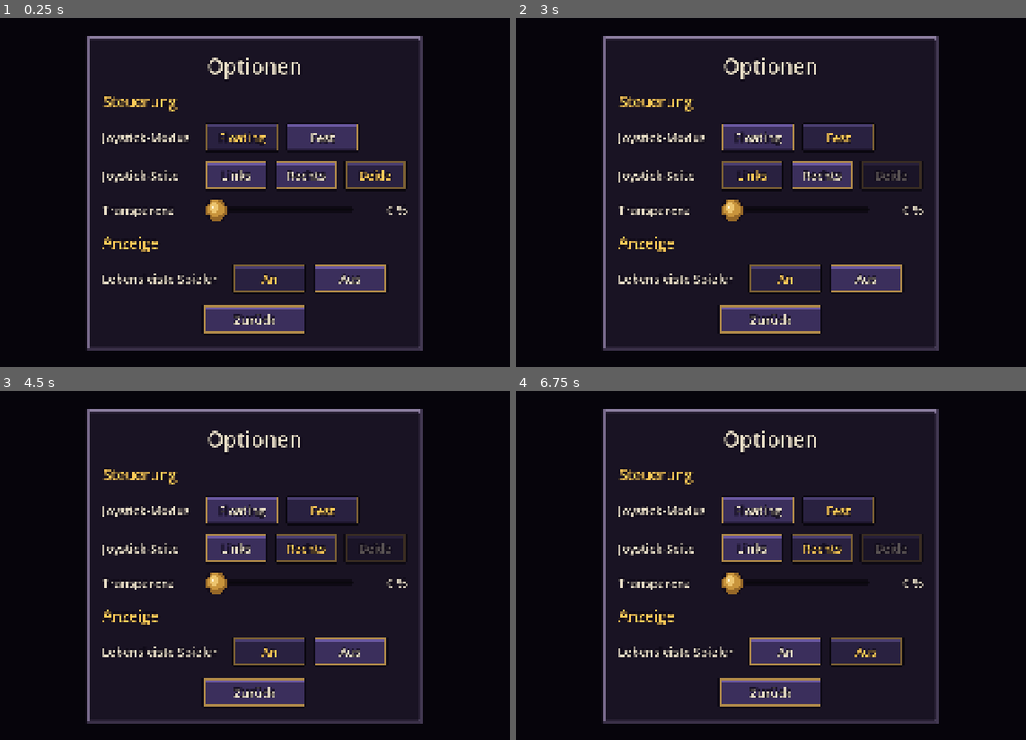
Above: before the commit, frames 1-4 (two rows, left to right).
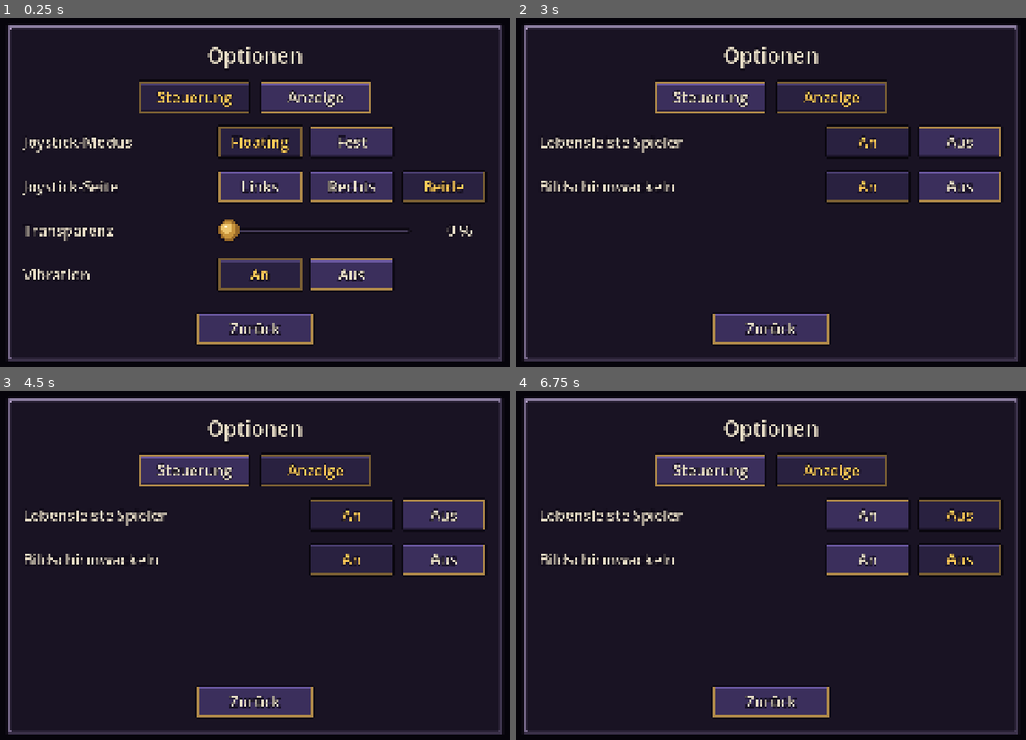
Above: after the commit, the same moments.

Repository: Slydee23/android-bullet-heaven
Game: Godot game, scene res://ui/options_menu.tscn
Two runs of this game, one before a commit and one after it. Both use one fixed random seed, a clock stepped at 60 frames per second and the inputs below. This scene is started directly instead of the project's main scene.
Inputs (mouse positions are in pixels of both pictures, inside the frame that each line leads up to):
- Up to frame 1 (0.25 s): no input
- Up to frame 2 (3 s): click "Floating" at 0.5 s; click (709, 98) at 1.25 s, where only the run after the commit has a clickable "Steuerung"; click "Fest" at 2 s; click (832, 98) at 2.75 s, where only the run after the commit has a clickable "Anzeige"
- Up to frame 3 (4.5 s): click "An" at 3.5 s; click (306, 548) at 4.25 s, where only the run before the commit has a clickable "Rechts"
- Up to frame 4 (6.75 s): click "Aus" at 5 s; click "An" at 5.75 s; click "Aus" at 6.5 s

The runs differ from the first frame. In frame 1, 24% of the frame differs, in the area x 1-99%, y 2-99%; in frame 2, 24%; in frame 3, 24%; in frame 4, 25%.

Commit message:
Options menu with categories
Co-Authored-By: Claude Opus 5.5 <noreply@anthropic.com>

Diff:
--- a/localization/translations.csv
+++ b/localization/translations.csv
@@ -16,6 +16,11 @@
 OPTIONS_PLAYER_HEALTH_BAR,Lebensleiste Spieler
 OPTIONS_ON,An
 OPTIONS_OFF,Aus
+OPTIONS_SECTION_GRAPHICS,Grafik
+OPTIONS_SECTION_AUDIO,Audio
+OPTIONS_SECTION_GENERAL,Allgemein
+OPTIONS_SCREEN_SHAKE,Bildschirmwackeln
+OPTIONS_VIBRATION,Vibration
 GAME_OVER_TITLE,Gefallen
 GAME_OVER_RETRY,Nochmal
 GAME_OVER_MAIN_MENU,Hauptmenü
@@ -41,5 +46,6 @@
 DEBUG_IFRAME_SHARE,Max. ab Schaden
 DEBUG_IFRAME_LAST,Letzte I-Frames: %.2f s
 DEBUG_IFRAME_RESET,Standardwerte
+DEBUG_TEST_SMALL_HIT,Treffer 5 %
 DEBUG_TEST_HIT,Treffer 20 %
 DEBUG_TEST_SELF_DAMAGE,Selbstschaden 10 %
--- /dev/null
+++ b/scripts/option_def.gd
@@ -0,0 +1,58 @@
+class_name OptionDef
+extends RefCounted
+## Beschreibung einer Option im Optionsmenü. Alle Optionen stehen in scripts/options_catalog.gd,
+## das Menü baut daraus Reiter und Zeilen selbst.
+
+enum Kind {
+	TOGGLE,  ## An/Aus-Knöpfe für eine bool-Einstellung
+	CHOICE,  ## Ein Knopf je Wert (z. B. Joystick-Seite)
+	SLIDER,  ## Schieberegler mit Zahlenanzeige
+}
+
+## Kategorie-ID aus OptionsCatalog.CATEGORIES
+var category: StringName
+## Übersetzungs-Schlüssel der Beschriftung
+var label_key: String
+## Name der Eigenschaft im Autoload Settings
+var setting: StringName
+var kind := Kind.TOGGLE
+## Nur CHOICE: Liste aus [Wert, Übersetzungs-Schlüssel]
+var choices: Array = []
+## Nur CHOICE, optional: func(value) -> bool, true = dieser Knopf ist gerade ausgegraut
+var is_choice_disabled: Callable
+## Nur SLIDER
+var min_value := 0.0
+var max_value := 100.0
+var step := 1.0
+var value_format := "%d"
+
+
+static func toggle(category_id: StringName, label: String, setting_name: StringName) -> OptionDef:
+	return _make(category_id, label, setting_name, Kind.TOGGLE)
+
+
+static func choice(category_id: StringName, label: String, setting_name: StringName, values: Array,
+		disabled_check := Callable()) -> OptionDef:
+	var option := _make(category_id, label, setting_name, Kind.CHOICE)
+	option.choices = values
+	option.is_choice_disabled = disabled_check
+	return option
+
+
+static func slider(category_id: StringName, label: String, setting_name: StringName, minimum: float,
+		maximum: float, step_size: float, format: String) -> OptionDef:
+	var option := _make(category_id, label, setting_name, Kind.SLIDER)
+	option.min_value = minimum
+	option.max_value = maximum
+	option.step = step_size
+	option.value_format = format
+	return option
+
+
+static func _make(category_id: StringName, label: String, setting_name: StringName, option_kind: Kind) -> OptionDef:
+	var option := OptionDef.new()
+	option.category = category_id
+	option.label_key = label
+	option.setting = setting_name
+	option.kind = option_kind
+	return option
--- /dev/null
+++ b/scripts/options_catalog.gd
@@ -0,0 +1,41 @@
+class_name OptionsCatalog
+extends RefCounted
+## Einzige Stelle, an der Kategorien und Optionen des Optionsmenüs festgelegt werden.
+## - Neue Kategorie: Zeile in CATEGORIES ergänzen (Reihenfolge = Reiter-Reihenfolge).
+## - Option verschieben: ihre Kategorie-ID ändern. Option entfernen: ihre Zeile löschen.
+## - Neue Option: Zeile in options() ergänzen, dazu die Eigenschaft (Laden/Speichern) in scripts/settings.gd.
+## Kategorien ohne Optionen werden automatisch ausgeblendet.
+
+const CATEGORIES := [
+	[&"controls", "OPTIONS_SECTION_CONTROLS"],
+	[&"display", "OPTIONS_SECTION_DISPLAY"],
+	[&"graphics", "OPTIONS_SECTION_GRAPHICS"],
+	[&"audio", "OPTIONS_SECTION_AUDIO"],
+	[&"general", "OPTIONS_SECTION_GENERAL"],
+]
+
+
+static func options() -> Array[OptionDef]:
+	return [
+		# Steuerung
+		OptionDef.choice(&"controls", "OPTIONS_JOYSTICK_MODE", &"joystick_mode", [
+			[Settings.JoystickMode.FLOATING, "OPTIONS_JOYSTICK_FLOATING"],
+			[Settings.JoystickMode.FIXED, "OPTIONS_JOYSTICK_FIXED"],
+		]),
+		OptionDef.choice(&"controls", "OPTIONS_JOYSTICK_SIDE", &"joystick_side", [
+			[Settings.JoystickSide.LEFT, "OPTIONS_SIDE_LEFT"],
+			[Settings.JoystickSide.RIGHT, "OPTIONS_SIDE_RIGHT"],
+			[Settings.JoystickSide.BOTH, "OPTIONS_SIDE_BOTH"],
+		], _is_side_disabled),
+		OptionDef.slider(&"controls", "OPTIONS_JOYSTICK_OPACITY", &"joystick_transparency",
+				0.0, (1.0 - Settings.MIN_JOYSTICK_OPACITY) * 100.0, 5.0, "%d %%"),
+		OptionDef.toggle(&"controls", "OPTIONS_VIBRATION", &"vibration"),
+		# Anzeige
+		OptionDef.toggle(&"display", "OPTIONS_PLAYER_HEALTH_BAR", &"show_player_health_bar"),
+		OptionDef.toggle(&"display", "OPTIONS_SCREEN_SHAKE", &"screen_shake"),
+	]
+
+
+## Ein fester Joystick braucht eine eindeutige Seite: „Beide“ geht nur bei Floating.
+static func _is_side_disabled(value: Variant) -> bool:
+	return value == Settings.JoystickSide.BOTH and Settings.joystick_mode == Settings.JoystickMode.FIXED
--- a/scripts/options_menu.gd
+++ b/scripts/options_menu.gd
@@ -1,52 +1,38 @@
 extends Control
 ## Optionsmenü: wird aus dem Hauptmenü und aus der Pause geöffnet und schließt sich selbst.
+## Reiter und Zeilen entstehen aus scripts/options_catalog.gd, hier steht keine einzelne Option fest im Code.
 
 signal closed
 
 const PixelUI := preload("res://scripts/pixel_ui.gd")
+## Größen der Elemente (der Inhaltsbereich selbst ist in options_menu.tscn festgelegt)
+const ROW_FONT_SIZE := 40
+const CHOICE_BUTTON_SIZE := Vector2(230.0, 88.0)
+const TAB_BUTTON_SIZE := Vector2(300.0, 88.0)
+const TAB_FONT_SIZE := 40
+const SLIDER_WIDTH := 520.0
+const SLIDER_HEIGHT := 88.0
+const SLIDER_VALUE_WIDTH := 130.0
+
+## Zuletzt geöffneter Reiter (bleibt gemerkt, solange die App läuft)
+static var _last_category: StringName = &""
 
 var _closing := false
+var _options: Array[OptionDef] = []
+## Aktualisiert die Anzeige der sichtbaren Zeilen nach einer Änderung (eine Funktion je Zeile)
+var _refreshers: Array[Callable] = []
 
-@onready var floating_button: Button = %FloatingButton
-@onready var fixed_button: Button = %FixedButton
-@onready var left_button: Button = %LeftButton
-@onready var right_button: Button = %RightButton
-@onready var both_button: Button = %BothButton
-@onready var opacity_slider: HSlider = %OpacitySlider
-@onready var opacity_value: Label = %OpacityValue
-@onready var health_bar_on_button: Button = %HealthBarOnButton
-@onready var health_bar_off_button: Button = %HealthBarOffButton
+@onready var tabs: HBoxContainer = %Tabs
+@onready var grid: GridContainer = %Grid
 @onready var back_button: Button = %BackButton
 
 
 func _ready() -> void:
 	theme = PixelUI.make_theme()
-
-	# Aktuelle Einstellungen anzeigen
-	floating_button.button_pressed = Settings.joystick_mode == Settings.JoystickMode.FLOATING
-	fixed_button.button_pressed = Settings.joystick_mode == Settings.JoystickMode.FIXED
-	left_button.button_pressed = Settings.joystick_side == Settings.JoystickSide.LEFT
-	right_button.button_pressed = Settings.joystick_side == Settings.JoystickSide.RIGHT
-	both_button.button_pressed = Settings.joystick_side == Settings.JoystickSide.BOTH
-	# Der Regler zeigt Transparenz (0 % = voll sichtbar), gespeichert wird die Deckkraft
-	opacity_slider.max_value = (1.0 - Settings.MIN_JOYSTICK_OPACITY) * 100.0
-	opacity_slider.value = (1.0 - Settings.joystick_opacity) * 100.0
-	_show_transparency(opacity_slider.value)
-	_update_side_buttons()
-
-	floating_button.pressed.connect(_on_mode_pressed.bind(Settings.JoystickMode.FLOATING))
-	fixed_button.pressed.connect(_on_mode_pressed.bind(Settings.JoystickMode.FIXED))
-	left_button.pressed.connect(Settings.set_joystick_side.bind(Settings.JoystickSide.LEFT))
-	right_button.pressed.connect(Settings.set_joystick_side.bind(Settings.JoystickSide.RIGHT))
-	both_button.pressed.connect(Settings.set_joystick_side.bind(Settings.JoystickSide.BOTH))
-	opacity_slider.value_changed.connect(_on_transparency_changed)
-	# Beim Ziehen nicht ständig speichern, erst beim Loslassen
-	opacity_slider.drag_ended.connect(func(_changed: bool) -> void: Settings.save_settings())
-	health_bar_on_button.button_pressed = Settings.show_player_health_bar
-	health_bar_off_button.button_pressed = not Settings.show_player_health_bar
-	health_bar_on_button.pressed.connect(Settings.set_show_player_health_bar.bind(true))
-	health_bar_off_button.pressed.connect(Settings.set_show_player_health_bar.bind(false))
+	_options = OptionsCatalog.options()
+	_build_tabs()
 	back_button.pressed.connect(close)
+	Settings.changed.connect(_refresh)
 
 
 func close() -> void:
@@ -65,23 +51,122 @@
 		close()
 
 
-func _on_mode_pressed(mode: Settings.JoystickMode) -> void:
-	# Ein fester Joystick braucht eine eindeutige Seite: aus „Beide“ wird „Links“
-	if mode == Settings.JoystickMode.FIXED and Settings.joystick_side == Settings.JoystickSide.BOTH:
-		Settings.joystick_side = Settings.JoystickSide.LEFT
-		left_button.button_pressed = true
-	Settings.set_joystick_mode(mode)
-	_update_side_buttons()
+# ---------- Reiter ----------
+
+func _build_tabs() -> void:
+	var group := ButtonGroup.new()
+	var first: StringName = &""
+	var selected: Button
+	for entry: Array in OptionsCatalog.CATEGORIES:
+		var category_id: StringName = entry[0]
+		if not _has_options(category_id):
+			continue  # leere Kategorien ausblenden
+		var button := _make_toggle_button(entry[1], TAB_BUTTON_SIZE, group)
+		button.add_theme_font_size_override("font_size", TAB_FONT_SIZE)
+		button.pressed.connect(_show_category.bind(category_id))
+		tabs.add_child(button)
+		if first.is_empty():
+			first = category_id
+			selected = button
+		if category_id == _last_category:
+			selected = button
+	if selected == null:
+		return
+	selected.button_pressed = true
+	_show_category(_last_category if _has_options(_last_category) else first)
 
 
-func _update_side_buttons() -> void:
-	both_button.disabled = Settings.joystick_mode == Settings.JoystickMode.FIXED
+func _has_options(category_id: StringName) -> bool:
+	for option in _options:
+		if option.category == category_id:
+			return true
+	return false
 
 
-func _on_transparency_changed(value: float) -> void:
-	Settings.set_joystick_opacity(1.0 - value / 100.0, false)
-	_show_transparency(value)
+func _show_category(category_id: StringName) -> void:
+	_last_category = category_id
+	_refreshers.clear()
+	for child in grid.get_children():
+		grid.remove_child(child)
+		child.queue_free()
+	for option in _options:
+		if option.category != category_id:
+			continue
+		var label := Label.new()
+		label.text = option.label_key
+		# Beschriftung füllt die linke Spalte, die Bedienelemente stehen dadurch rechts
+		label.size_flags_horizontal = Control.SIZE_EXPAND_FILL
+		label.add_theme_font_size_override("font_size", ROW_FONT_SIZE)
+		grid.add_child(label)
+		match option.kind:
+			OptionDef.Kind.TOGGLE:
+				grid.add_child(_build_choices(option, [[true, "OPTIONS_ON"], [false, "OPTIONS_OFF"]]))
+			OptionDef.Kind.CHOICE:
+				grid.add_child(_build_choices(option, option.choices))
+			OptionDef.Kind.SLIDER:
+				grid.add_child(_build_slider(option))
+	_refresh()
 
 
-func _show_transparency(value: float) -> void:
-	opacity_value.text = "%d %%" % int(value)
+# ---------- Zeilen ----------
+
+func _build_choices(option: OptionDef, values: Array) -> HBoxContainer:
+	var row := HBoxContainer.new()
+	row.add_theme_constant_override("separation", 16)
+	var group := ButtonGroup.new()
+	var buttons: Array[Button] = []
+	for entry: Array in values:
+		var value: Variant = entry[0]
+		var button := _make_toggle_button(entry[1], CHOICE_BUTTON_SIZE, group)
+		button.add_theme_font_size_override("font_size", ROW_FONT_SIZE)
+		button.pressed.connect(Settings.set_option.bind(option.setting, value))
+		row.add_child(button)
+		buttons.append(button)
+	_refreshers.append(func() -> void:
+		var current: Variant = Settings.get(option.setting)
+		for i in buttons.size():
+			var value: Variant = values[i][0]
+			buttons[i].set_pressed_no_signal(value == current)
+			buttons[i].disabled = option.is_choice_disabled.is_valid() and option.is_choice_disabled.call(value)
+	)
+	return row
+
+
+func _build_slider(option: OptionDef) -> HBoxContainer:
+	var row := HBoxContainer.new()
+	row.add_theme_constant_override("separation", 32)
+	var slider := HSlider.new()
+	slider.custom_minimum_size = Vector2(SLIDER_WIDTH, SLIDER_HEIGHT)
+	slider.size_flags_vertical = Control.SIZE_SHRINK_CENTER
+	slider.min_value = option.min_value
+	slider.max_value = option.max_value
+	slider.step = option.step
+	var value_label := Label.new()
+	value_label.custom_minimum_size = Vector2(SLIDER_VALUE_WIDTH, 0.0)
+	value_label.horizontal_alignment = HORIZONTAL_ALIGNMENT_RIGHT
+	value_label.add_theme_font_size_override("font_size", ROW_FONT_SIZE)
+	row.add_child(slider)
+	row.add_child(value_label)
+	# Beim Ziehen nicht ständig speichern, erst beim Loslassen
+	slider.value_changed.connect(func(value: float) -> void: Settings.set_option(option.setting, value, false))
+	slider.drag_ended.connect(func(_changed: bool) -> void: Settings.save_settings())
+	_refreshers.append(func() -> void:
+		var current: float = Settings.get(option.setting)
+		slider.set_value_no_signal(current)
+		value_label.text = option.value_format % current
+	)
+	return row
+
+
+func _make_toggle_button(text_key: String, min_size: Vector2, group: ButtonGroup) -> Button:
+	var button := Button.new()
+	button.text = text_key
+	button.toggle_mode = true
+	button.button_group = group
+	button.custom_minimum_size = min_size
+	return button
+
+
+func _refresh() -> void:
+	for refresher in _refreshers:
+		refresher.call()
--- a/scripts/settings.gd
+++ b/scripts/settings.gd
@@ -25,6 +25,13 @@
 var joystick_side := JoystickSide.BOTH
 ## Deckkraft des Joysticks, 0.2..1.0
 var joystick_opacity := 1.0
+## Transparenz in Prozent (0 % = voll sichtbar), wie sie der Regler im Optionsmenü zeigt.
+## Rechnet nur um: Gespeichert wird joystick_opacity.
+var joystick_transparency: float:
+	get:
+		return roundf((1.0 - joystick_opacity) * 100.0)
+	set(value):
+		joystick_opacity = clampf(1.0 - value / 100.0, MIN_JOYSTICK_OPACITY, 1.0)
 ## Nur Testwert (Debug-Menü), bis der Zoom entschieden ist
 var camera_zoom_mode := CameraZoomMode.DYNAMIC
 ## Nur Testwert (Debug-Menü): Spiel läuft weiter, während das Debug-Menü offen ist
@@ -34,6 +41,10 @@
 var debug_iframe_max := IFRAME_NOT_SET
 var debug_iframe_share := IFRAME_NOT_SET
 var show_player_health_bar := true
+## Treffer-Feedback: Bild wackelt kurz
+var screen_shake := true
+## Treffer-Feedback: Handy vibriert (am PC ohne Wirkung)
+var vibration := true
 
 
 func _ready() -> void:
@@ -50,9 +61,7 @@
 	var side: int = config.get_value("controls", "joystick_side", joystick_side)
 	if side in JoystickSide.values():
 		joystick_side = side as JoystickSide
-	# Fester Joystick braucht eine eindeutige Seite
-	if joystick_mode == JoystickMode.FIXED and joystick_side == JoystickSide.BOTH:
-		joystick_side = JoystickSide.LEFT
+	_sanitize()
 	var opacity: float = config.get_value("controls", "joystick_opacity", joystick_opacity)
 	joystick_opacity = clampf(opacity, MIN_JOYSTICK_OPACITY, 1.0)
 	var zoom_mode: int = config.get_value("debug", "camera_zoom_mode", camera_zoom_mode)
@@ -67,6 +76,10 @@
 		_store_debug_iframes(iframe_min, iframe_max, iframe_share)
 	var health_bar: bool = config.get_value("display", "player_health_bar", show_player_health_bar)
 	show_player_health_bar = health_bar
+	var shake: bool = config.get_value("display", "screen_shake", screen_shake)
+	screen_shake = shake
+	var vibrate: bool = config.get_value("controls", "vibration", vibration)
+	vibration = vibrate
 
 
 func save_settings() -> void:
@@ -81,10 +94,27 @@
 	config.set_value("debug", "iframe_max", debug_iframe_max)
 	config.set_value("debug", "iframe_share", debug_iframe_share)
 	config.set_value("display", "player_health_bar", show_player_health_bar)
+	config.set_value("display", "screen_shake", screen_shake)
+	config.set_value("controls", "vibration", vibration)
 	# Sicher schreiben: erst temporäre Datei, dann ersetzen
 	var temp_path := PATH + ".tmp"
 	if config.save(temp_path) == OK:
 		DirAccess.rename_absolute(temp_path, PATH)
+
+
+## Allgemeiner Setter für das Optionsmenü: setzt die Eigenschaft name (siehe OptionsCatalog).
+## persist = false: nur übernehmen, nicht speichern (z. B. während ein Schieberegler gezogen wird)
+func set_option(option_name: StringName, value: Variant, persist := true) -> void:
+	set(option_name, value)
+	_sanitize()
+	_apply(persist)
+
+
+## Ungültige Kombinationen korrigieren
+func _sanitize() -> void:
+	# Fester Joystick braucht eine eindeutige Seite
+	if joystick_mode == JoystickMode.FIXED and joystick_side == JoystickSide.BOTH:
+		joystick_side = JoystickSide.LEFT
 
 
 func set_joystick_mode(mode: JoystickMode) -> void:
--- a/ui/options_menu.tscn
+++ b/ui/options_menu.tscn
@@ -1,12 +1,6 @@
 [gd_scene format=3]
 
 [ext_resource type="Script" path="res://scripts/options_menu.gd" id="1_script"]
-
-[sub_resource type="ButtonGroup" id="ButtonGroup_mode"]
-
-[sub_resource type="ButtonGroup" id="ButtonGroup_side"]
-
-[sub_resource type="ButtonGroup" id="ButtonGroup_health_bar"]
 
 [node name="OptionsMenu" type="Control"]
 process_mode = 3
@@ -48,137 +42,29 @@
 text = "OPTIONS_TITLE"
 horizontal_alignment = 1
 
-[node name="ControlsHeader" type="Label" parent="Center/Panel/Content"]
+[node name="Tabs" type="HBoxContainer" parent="Center/Panel/Content"]
+unique_name_in_owner = true
 layout_mode = 2
-theme_override_colors/font_color = Color(1, 0.8, 0.35, 1)
-theme_override_font_sizes/font_size = 40
-text = "OPTIONS_SECTION_CONTROLS"
+theme_override_constants/separation = 24
+alignment = 1
 
-[node name="Grid" type="GridContainer" parent="Center/Panel/Content"]
+[node name="Scroll" type="ScrollContainer" parent="Center/Panel/Content"]
+custom_minimum_size = Vector2(1240, 470)
 layout_mode = 2
-theme_override_constants/h_separation = 40
-theme_override_constants/v_separation = 20
-columns = 2
+horizontal_scroll_mode = 0
 
-[node name="ModeLabel" type="Label" parent="Center/Panel/Content/Grid"]
-layout_mode = 2
-text = "OPTIONS_JOYSTICK_MODE"
-
-[node name="ModeButtons" type="HBoxContainer" parent="Center/Panel/Content/Grid"]
-layout_mode = 2
-theme_override_constants/separation = 16
-
-[node name="FloatingButton" type="Button" parent="Center/Panel/Content/Grid/ModeButtons"]
+[node name="Grid" type="GridContainer" parent="Center/Panel/Content/Scroll"]
 unique_name_in_owner = true
-custom_minimum_size = Vector2(200, 0)
-layout_mode = 2
-toggle_mode = true
-button_group = SubResource("ButtonGroup_mode")
-text = "OPTIONS_JOYSTICK_FLOATING"
-
-[node name="FixedButton" type="Button" parent="Center/Panel/Content/Grid/ModeButtons"]
-unique_name_in_owner = true
-custom_minimum_size = Vector2(200, 0)
-layout_mode = 2
-toggle_mode = true
-button_group = SubResource("ButtonGroup_mode")
-text = "OPTIONS_JOYSTICK_FIXED"
-
-[node name="SideLabel" type="Label" parent="Center/Panel/Content/Grid"]
-layout_mode = 2
-text = "OPTIONS_JOYSTICK_SIDE"
-
-[node name="SideButtons" type="HBoxContainer" parent="Center/Panel/Content/Grid"]
-layout_mode = 2
-theme_override_constants/separation = 16
-
-[node name="LeftButton" type="Button" parent="Center/Panel/Content/Grid/SideButtons"]
-unique_name_in_owner = true
-custom_minimum_size = Vector2(170, 0)
-layout_mode = 2
-toggle_mode = true
-button_group = SubResource("ButtonGroup_side")
-text = "OPTIONS_SIDE_LEFT"
-
-[node name="RightButton" type="Button" parent="Center/Panel/Content/Grid/SideButtons"]
-unique_name_in_owner = true
-custom_minimum_size = Vector2(170, 0)
-layout_mode = 2
-toggle_mode = true
-button_group = SubResource("ButtonGroup_side")
-text = "OPTIONS_SIDE_RIGHT"
-
-[node name="BothButton" type="Button" parent="Center/Panel/Content/Grid/SideButtons"]
-unique_name_in_owner = true
-custom_minimum_size = Vector2(170, 0)
-layout_mode = 2
-toggle_mode = true
-button_group = SubResource("ButtonGroup_side")
-text = "OPTIONS_SIDE_BOTH"
-
-[node name="OpacityLabel" type="Label" parent="Center/Panel/Content/Grid"]
-layout_mode = 2
-text = "OPTIONS_JOYSTICK_OPACITY"
-
-[node name="OpacityRow" type="HBoxContainer" parent="Center/Panel/Content/Grid"]
-layout_mode = 2
-theme_override_constants/separation = 32
-
-[node name="OpacitySlider" type="HSlider" parent="Center/Panel/Content/Grid/OpacityRow"]
-unique_name_in_owner = true
-custom_minimum_size = Vector2(0, 64)
 layout_mode = 2
 size_flags_horizontal = 3
-size_flags_vertical = 4
-max_value = 80.0
-step = 5.0
-
-[node name="OpacityValue" type="Label" parent="Center/Panel/Content/Grid/OpacityRow"]
-unique_name_in_owner = true
-custom_minimum_size = Vector2(110, 0)
-layout_mode = 2
-text = "0 %"
-horizontal_alignment = 2
-
-[node name="DisplayHeader" type="Label" parent="Center/Panel/Content"]
-layout_mode = 2
-theme_override_colors/font_color = Color(1, 0.8, 0.35, 1)
-theme_override_font_sizes/font_size = 40
-text = "OPTIONS_SECTION_DISPLAY"
-
-[node name="DisplayGrid" type="GridContainer" parent="Center/Panel/Content"]
-layout_mode = 2
-theme_override_constants/h_separation = 40
-theme_override_constants/v_separation = 20
+theme_override_constants/h_separation = 48
+theme_override_constants/v_separation = 28
 columns = 2
-
-[node name="HealthBarLabel" type="Label" parent="Center/Panel/Content/DisplayGrid"]
-layout_mode = 2
-text = "OPTIONS_PLAYER_HEALTH_BAR"
-
-[node name="HealthBarButtons" type="HBoxContainer" parent="Center/Panel/Content/DisplayGrid"]
-layout_mode = 2
-theme_override_constants/separation = 16
-
-[node name="HealthBarOnButton" type="Button" parent="Center/Panel/Content/DisplayGrid/HealthBarButtons"]
-unique_name_in_owner = true
-custom_minimum_size = Vector2(200, 0)
-layout_mode = 2
-toggle_mode = true
-button_group = SubResource("ButtonGroup_health_bar")
-text = "OPTIONS_ON"
-
-[node name="HealthBarOffButton" type="Button" parent="Center/Panel/Content/DisplayGrid/HealthBarButtons"]
-unique_name_in_owner = true
-custom_minimum_size = Vector2(200, 0)
-layout_mode = 2
-toggle_mode = true
-button_group = SubResource("ButtonGroup_health_bar")
-text = "OPTIONS_OFF"
 
 [node name="BackButton" type="Button" parent="Center/Panel/Content"]
 unique_name_in_owner = true
-custom_minimum_size = Vector2(280, 0)
+custom_minimum_size = Vector2(320, 88)
 layout_mode = 2
 size_flags_horizontal = 4
+theme_override_font_sizes/font_size = 40
 text = "BUTTON_BACK"
Binary file changed: localization/translations.de.translation
Not shown, added: scripts/option_def.gd.uid
Not shown, added: scripts/options_catalog.gd.uid
